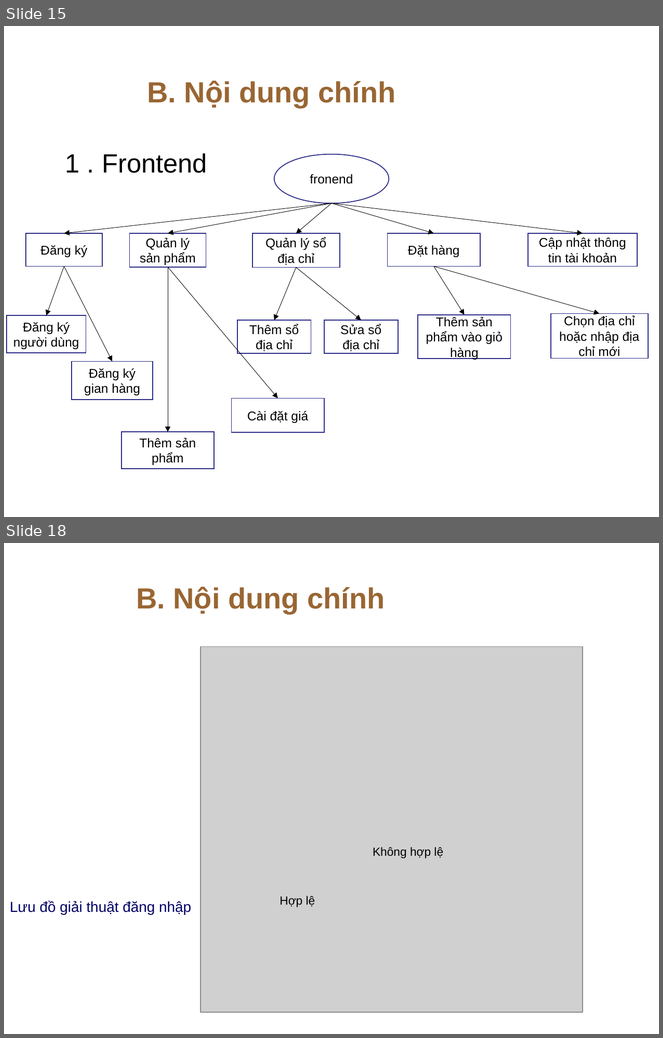
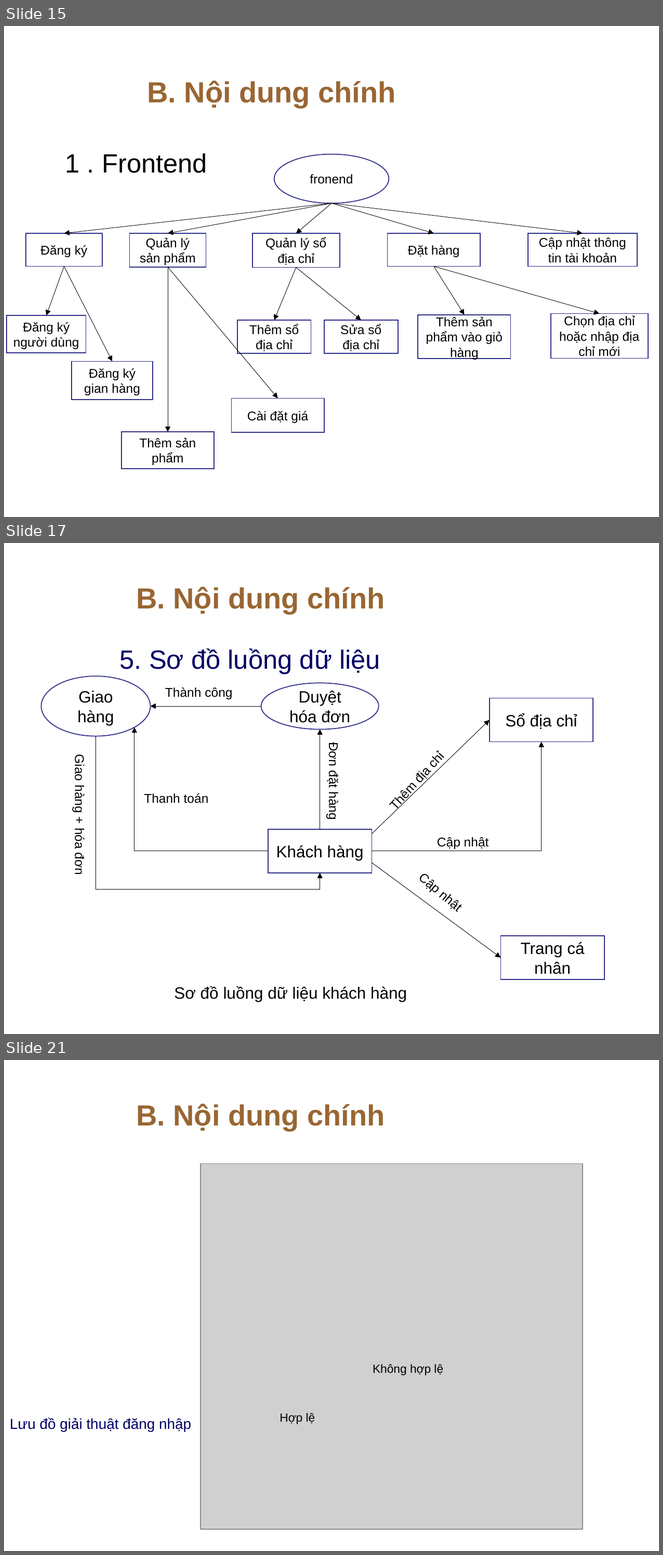
Before and after one commit to khanhpro1996ct/luanvanTN, a slide deck: SlideBaoCaoLVTN_NguyenQuocKhanh.pptx. Shown one above the other, each under a label of ours: slides 15 and 18 before the commit, slides 15, 17 and 21 after it; the slides between them are not shown. The pictures are 663x1038 and 663x1555 pixels, drawn with LibreOffice and Linux fonts; fonts in the diff are those of the drawing; grey boxes stand for pictures; background and template pictures are left out. Boxes give left, top, right and bottom in pixels: in the first picture for what was removed or moved away, otherwise in the second. Text is boxed around its words. In the diff, an @@ line names an element or a change of style, - is before the commit and + after.

```diff
--- a/SlideBaoCaoLVTN_NguyenQuocKhanh.pptx
+++ b/SlideBaoCaoLVTN_NguyenQuocKhanh.pptx
@@ slide 17 added at (4, 543, 659, 1034), background picture (left out) @@
@@ title added at (136, 587, 385, 614), 32 pt, text #996633, bold @@
+B. Nội dung chính
@@ text added at (120, 649, 380, 675), 29 pt, text #000066 @@
+5. Sơ đồ luồng dữ liệu
@@ ellipse added at (41, 676, 151, 736), fill #FFFFFF, outline #2D2D8A 1 pt, 18 pt, text #000000 @@
+Giao hàng
@@ text added at (165, 688, 232, 700), 14 pt, text #000000 @@
+Thành công
@@ ellipse added at (261, 683, 379, 730), fill #FFFFFF, outline #2D2D8A 1 pt, 18 pt, text #000000 @@
+Duyệt hóa đơn
@@ rectangle added at (490, 698, 593, 742), fill #FFFFFF, outline #2D2D8A 1 pt, 18 pt, text #000000 @@
+Sổ địa chỉ
@@ arrow added from (261, 706) to (150, 706), #000000 0.5 pt @@
@@ elbow arrow added from (268, 851) to (135, 728), #000000 0.5 pt @@
@@ arrow added from (320, 830) to (320, 730), #000000 0.5 pt @@
@@ arrow added from (372, 834) to (490, 720), #000000 0.5 pt @@
@@ elbow arrow added from (96, 736) to (320, 873), #000000 0.5 pt @@
@@ text added at (326, 744, 340, 819), 14 pt, text #000000 @@
+Đơn đặt hàng
@@ elbow arrow added from (372, 851) to (541, 742), #000000 0.5 pt @@
@@ text added at (379, 732, 462, 820), 14 pt, text #000000 @@
+Thêm địa chỉ
@@ text added at (72, 757, 86, 874), 14 pt, text #000000 @@
+Giao hàng + hóa đơn
@@ text added at (144, 794, 209, 804), 14 pt, text #000000 @@
+Thanh toán
@@ rectangle added at (268, 830, 372, 873), fill #FFFFFF, outline #2D2D8A 1 pt, 18 pt, text #000000 @@
+Khách hàng
@@ text added at (437, 837, 489, 849), 14 pt, text #000000 @@
+Cập nhật
@@ arrow added from (372, 863) to (501, 958), #000000 0.5 pt @@
@@ text added at (409, 863, 498, 943), 14 pt, text #000000 @@
+Cập nhật
@@ rectangle added at (501, 936, 604, 980), fill #FFFFFF, outline #2D2D8A 1 pt, 18 pt, text #000000 @@
+Trang cá nhân
@@ text added at (174, 986, 407, 1002), 18 pt, text #000000 @@
+Sơ đồ luồng dữ liệu khách hàng
@@ what was slide 18 is now slide 21 @@
```
Also in this commit, not shown: 3 slides changed, 6 other slides added, 30 other files.
